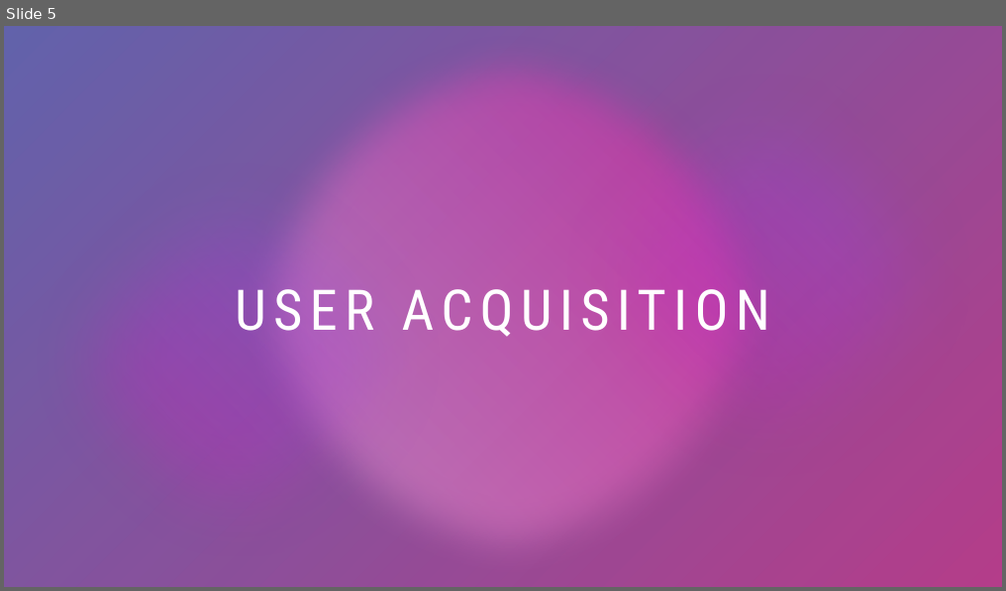
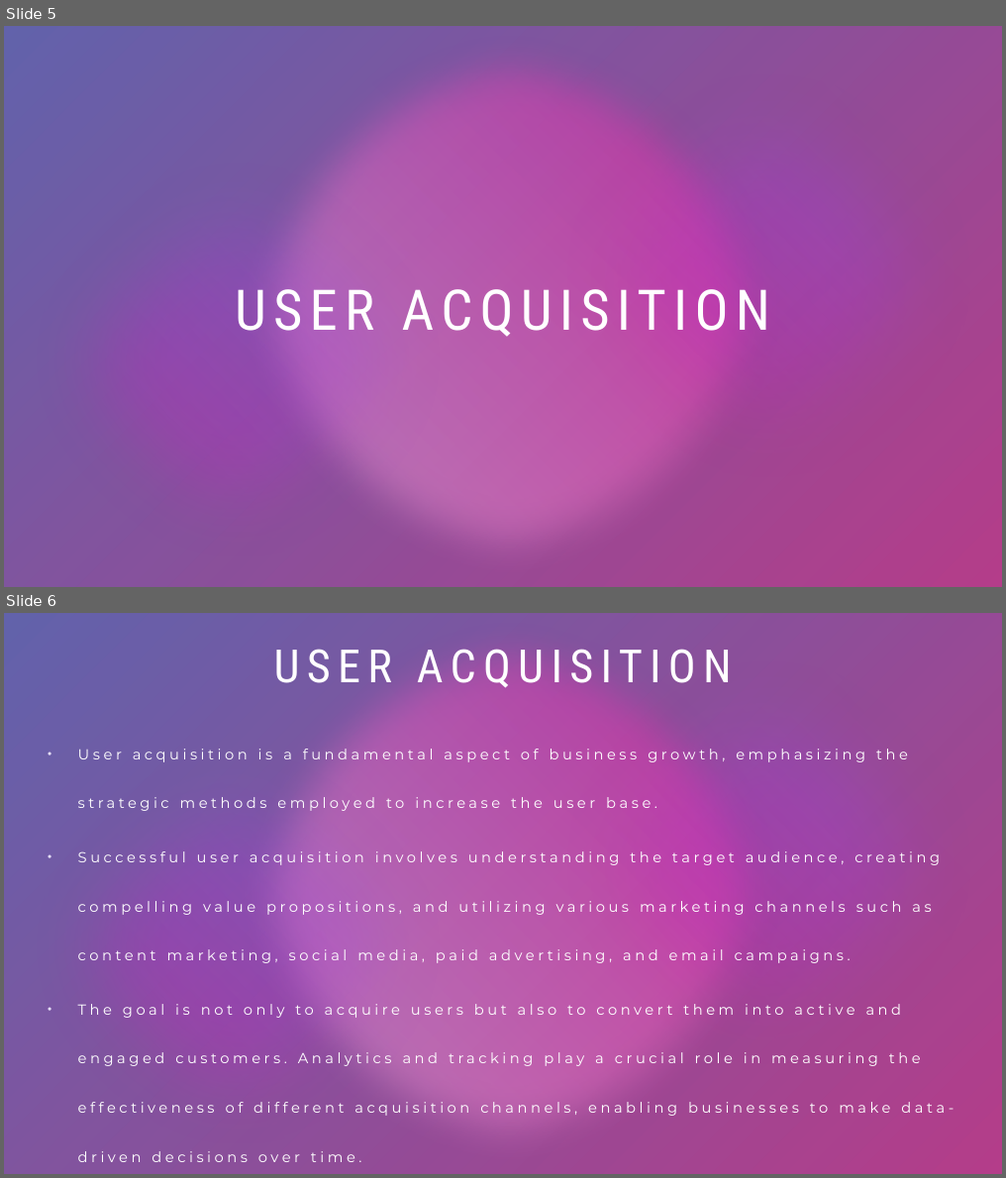
Before and after one commit to ShanmugavelS26/Promilo-Task, a slide deck: Promilo_Assignment(BA).pptx. Shown one above the other, each under a label of ours: slide 5 before the commit, slides 5 and 6 after it. The pictures are 1006x591 and 1006x1178 pixels, drawn with LibreOffice and Linux fonts; fonts in the diff are those of the drawing; background and template pictures are left out; a plain dark background stands for a picture behind light text. Boxes give left, top, right and bottom in pixels: in the first picture for what was removed or moved away, otherwise in the second. Text is boxed around its words. In the diff, an @@ line names an element or a change of style, - is before the commit and + after.

```diff
--- a/Promilo_Assignment(BA).pptx
+++ b/Promilo_Assignment(BA).pptx
@@ slide 6 added at [4,613,1002,1174], background picture (left out); not listed: 7 template elements that a slide beside it also shows @@
@@ title added at [274,649,732,688], 44.1 pt, text #FFFFFF @@
+USER ACQUISITION
@@ text added at [78,746,953,1162], 14 pt, text #FFFFFF @@
+  • User acquisition is a fundamental aspect of business growth, emphasizing the strategic methods employed to increase the user base.
+  • Successful user acquisition involves understanding the target audience, creating compelling value propositions, and utilizing various marketing channels such as content marketing, social media, paid advertising, and email campaigns.
+  • The goal is not only to acquire users but also to convert them into active and engaged customers. Analytics and tracking play a crucial role in measuring the effectiveness of different acquisition channels, enabling businesses to make data-driven decisions over time.
```
Also in this commit, not shown: 24 other slides added.
